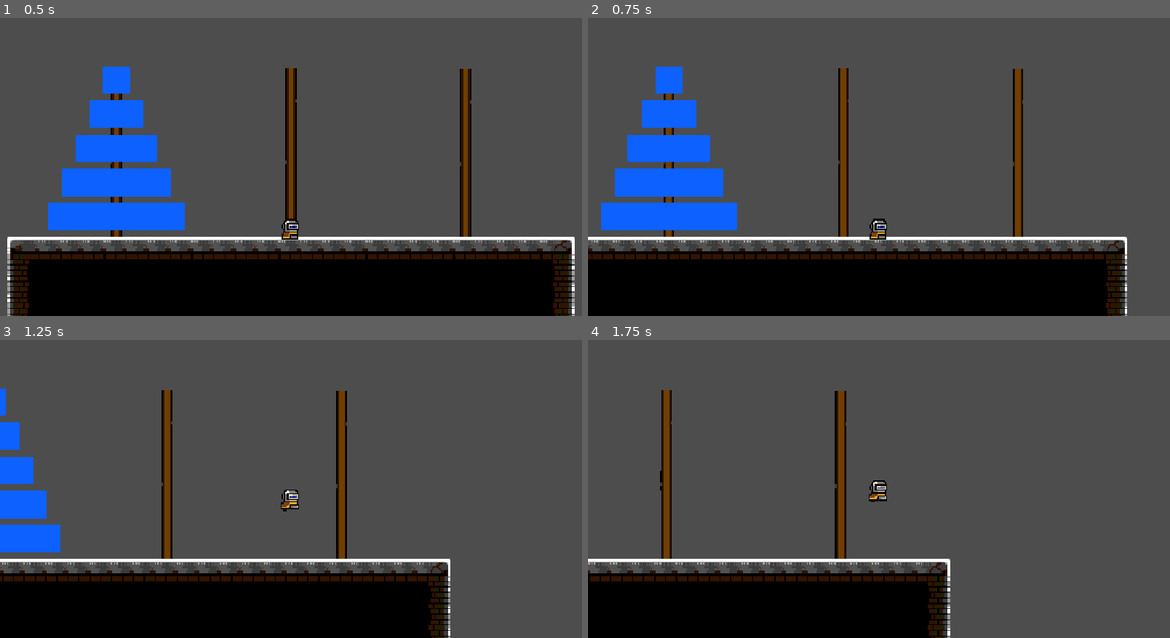
Above: before the commit, frames 1-4 (two rows, left to right).
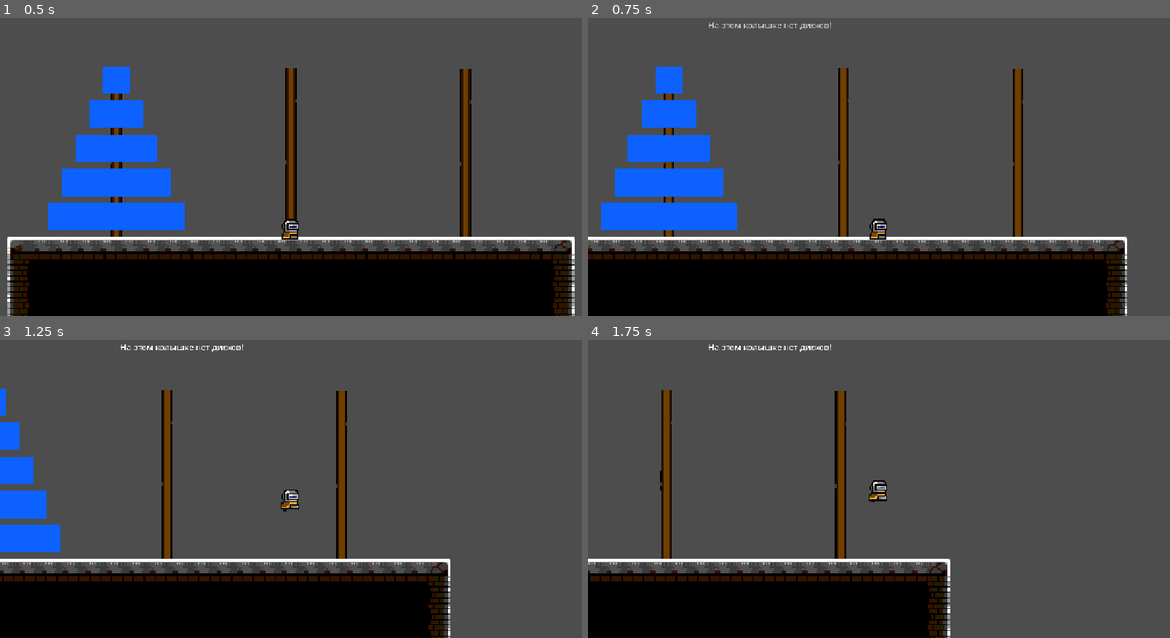
Above: after the commit, the same moments.

Repository: Natr1xon/puzzle_game
Game: Godot game, scene res://scenes/levels/level_03.tscn
The game is run twice, just before and just after one commit, with the same random seed, the same clock (stepped at 60 frames per second) and the same inputs. This scene is started directly instead of the project's main scene.
Inputs (mouse positions are in pixels of both pictures, inside the frame that each line leads up to):
- Up to frame 1 (0.5 s): no input
- Up to frame 2 (0.75 s): tap Enter at 0.5 s; move the mouse to (849, 217) at 0.52 s; hold D (move_right) from 0.53 s (still down); tap E (interact) at 0.6 s; click (849, 217) at 0.67 s
- Up to frame 3 (1.25 s): keep holding D (move_right); tap Space (jump) at 0.77 s
- Up to frame 4 (1.75 s): keep holding D (move_right); move the mouse to (1053, 524) at 1.27 s; tap E (interact) at 1.35 s; click (1053, 524) at 1.42 s; tap Space (jump) at 1.52 s

Frame 1 is identical in both runs. In frame 2, 0.2% of the frame differs, in the area x 20-42%, y 1-4%; in frame 3, 0.2%; in frame 4, 0.2%.

Commit message:
working level 3

Diff:
--- a/scenes/levels/level_03.tscn
+++ b/scenes/levels/level_03.tscn
@@ -428,9 +428,11 @@
 
 [node name="Peg2" parent="Pegs" unique_id=1146229524 instance=ExtResource("4_1jnh5")]
 position = Vector2(0, -88)
+index = 1
 
 [node name="Peg3" parent="Pegs" unique_id=1083744063 instance=ExtResource("4_1jnh5")]
 position = Vector2(128, -87)
+index = 2
 
 [node name="Disks" type="Node2D" parent="." unique_id=277742760]
 z_index = 4
--- a/scenes/objects/peg.tscn
+++ b/scenes/objects/peg.tscn
@@ -7,6 +7,9 @@
 atlas = ExtResource("2_866lr")
 region = Rect2(212, 0, 8, 48)
 
+[sub_resource type="RectangleShape2D" id="RectangleShape2D_ptumh"]
+size = Vector2(8, 144)
+
 [node name="Peg" type="Node2D" unique_id=870553154]
 script = ExtResource("1_ptumh")
 
@@ -14,3 +17,9 @@
 position = Vector2(2.861023e-06, 31.999998)
 scale = Vector2(1.0000002, 2.8333333)
 texture = SubResource("AtlasTexture_ps4tf")
+
+[node name="Area2D" type="Area2D" parent="." unique_id=827994956]
+
+[node name="CollisionShape2D" type="CollisionShape2D" parent="Area2D" unique_id=1707657332]
+position = Vector2(0, 32)
+shape = SubResource("RectangleShape2D_ptumh")
--- a/scripts/level_3/level_logic_3.gd
+++ b/scripts/level_3/level_logic_3.gd
@@ -2,48 +2,192 @@
 
 var pegs = [[], [], []]
 var selected_peg = -1
+var player_near_peg = -1
 
 var DiskScene = preload("res://scenes/objects/disk.tscn")
 
+# Для управления сообщениями
+var current_message = null
+var message_queue = []
+var is_showing_message = false
+
 func _ready():
+	var pegs_list = $"../Pegs".get_children()
+	for i in range(pegs_list.size()):
+		pegs_list[i].index = i
+		print("Назначен индекс ", i, " для ", pegs_list[i].name)
+
 	init_game()
-	print($"../Disks".get_child_count())
-	for p in $"../Pegs".get_children():
-		print(p.name, p.position)
+	print_pegs_info()
+
+func on_player_entered_peg_zone(peg_index: int):
+	player_near_peg = peg_index
+	print("Игрок рядом с колышком ", peg_index)
+	show_interaction_hint()
+
+func on_player_exited_peg_zone(peg_index: int):
+	if player_near_peg == peg_index:
+		player_near_peg = -1
+		print("Игрок отошел от колышка ", peg_index)
+		hide_interaction_hint()
+
+func show_interaction_hint():
+	var hint = get_node_or_null("../UI/Hint")
+	if not hint:
+		var label = Label.new()
+		label.name = "Hint"
+		label.text = "Нажмите E чтобы " + ("выбрать диск" if selected_peg == -1 else "положить диск")
+		label.position = Vector2(100, 100)
+		label.add_theme_color_override("font_color", Color.YELLOW)
+		label.add_theme_font_size_override("font_size", 20)
+		get_node("..").add_child(label)
+
+func hide_interaction_hint():
+	var hint = get_node_or_null("../UI/Hint")
+	if hint:
+		hint.queue_free()
+
+func interact_with_current_peg():
+	if player_near_peg == -1:
+		queue_message("Нет колышка рядом!")
+		return false
+
+	print("Взаимодействие с колышком ", player_near_peg)
+
+	if selected_peg == -1:
+		if not pegs[player_near_peg].is_empty():
+			selected_peg = player_near_peg
+			highlight_peg(selected_peg, true)
+			print("✅ ВЫБРАН колышек ", selected_peg)
+			queue_message("Выбран колышек " + str(selected_peg + 1) + ". Подойдите к другому и нажмите E")
+			show_interaction_hint()  # Обновляем подсказку
+			return true
+		else:
+			print("❌ На этом колышке нет дисков!")
+			queue_message("На этом колышке нет дисков!")
+			return false
+	else:
+		if selected_peg != player_near_peg:
+			move_disk(selected_peg, player_near_peg)
+		else:
+			print("❌ Нельзя переместить диск на тот же колышек!")
+			queue_message("Нельзя переместить диск на тот же колышек!")
+
+		highlight_peg(selected_peg, false)
+		selected_peg = -1
+		show_interaction_hint()  # Обновляем подсказку
+		return true
+
+func highlight_peg(peg_index: int, highlight: bool):
+	var peg = $"../Pegs".get_child(peg_index)
+	var sprite = peg.get_node_or_null("Sprite2D")
+	if sprite:
+		sprite.modulate = Color.YELLOW if highlight else Color.WHITE
+
+# Новая система очереди сообщений
+func queue_message(text: String):
+	message_queue.append(text)
+	if not is_showing_message:
+		show_next_message()
+
+func show_next_message():
+	if message_queue.is_empty():
+		is_showing_message = false
+		return
+
+	is_showing_message = true
+	var text = message_queue.pop_front()
+
+	# Создаем новое сообщение
+	var canvas = CanvasLayer.new()
+	canvas.name = "MessageLayer"
+
+	var panel = Panel.new()
+	panel.size = Vector2(400, 60)
+	panel.position = Vector2(get_viewport().size.x / 2 - 200, 50)
+	panel.add_theme_stylebox_override("panel", StyleBoxEmpty.new())
+
+	var label = Label.new()
+	label.text = text
+	label.size = Vector2(380, 50)
+	label.position = Vector2(10, 5)
+	label.add_theme_color_override("font_color", Color.WHITE)
+	label.add_theme_font_size_override("font_size", 18)
+	label.horizontal_alignment = HORIZONTAL_ALIGNMENT_CENTER
+	label.vertical_alignment = VERTICAL_ALIGNMENT_CENTER
+
+	panel.add_child(label)
+	canvas.add_child(panel)
+	add_child(canvas)
+
+	# Анимация появления
+	panel.modulate = Color(1, 1, 1, 0)
+	var tween = create_tween()
+	tween.tween_property(panel, "modulate", Color(1, 1, 1, 1), 0.2)
+
+	# Ждем 2 секунды
+	await get_tree().create_timer(2.0).timeout
+
+	# Анимация исчезновения
+	tween = create_tween()
+	tween.tween_property(panel, "modulate", Color(1, 1, 1, 0), 0.2)
+	await tween.finished
+
+	canvas.queue_free()
+
+	# Показываем следующее сообщение
+	await get_tree().create_timer(0.1).timeout
+	show_next_message()
 
 func init_game():
+	for child in $"../Disks".get_children():
+		child.queue_free()
+
+	pegs = [[], [], []]
+
 	for i in range(5, 0, -1):
 		var disk = create_disk(i)
 		$"../Disks".add_child(disk)
 		pegs[0].append(disk)
 
-	update_view() # сразу правильная раскладка
-
-func can_move(from_peg, to_peg):
+	update_view()
+	print("Игра инициализирована: 5 дисков на колышке 0")
+
+func move_disk(from_peg, to_peg):
+	print("🔄 Попытка переместить диск с ", from_peg, " на ", to_peg)
+
 	if pegs[from_peg].is_empty():
-		return false
+		print("❌ Нет дисков для перемещения!")
+		return
 
 	var disk = pegs[from_peg].back()
-
-	if pegs[to_peg].is_empty():
-		return true
-
-	return disk < pegs[to_peg].back()
-
-func move_disk(from_peg, to_peg):
-	if pegs[from_peg].is_empty():
-		return
-
-	var disk = pegs[from_peg].back()
+	print("Диск размером ", disk.disk_size)
 
 	if not pegs[to_peg].is_empty():
-		if disk.disk_size > pegs[to_peg].back().disk_size:
+		var top_disk = pegs[to_peg].back()
+		if disk.disk_size > top_disk.disk_size:
+			print("❌ Нельзя положить большой диск на маленький!")
+			queue_message("Нельзя положить большой диск на маленький!")
 			return
 
 	pegs[from_peg].pop_back()
 	pegs[to_peg].append(disk)
-
 	update_view()
+
+	print("✅ Диск перемещен!")
+	queue_message("Диск перемещен на колышек " + str(to_peg + 1))
+
+	if pegs[2].size() == 5 or pegs[1].size() == 5:
+		print("🏆 ПОБЕДА! 🏆")
+		queue_message("ПОБЕДА! 🎉")
+
+func print_pegs_info():
+	print("=== Текущее состояние ===")
+	for i in range(3):
+		var sizes = []
+		for disk in pegs[i]:
+			sizes.append(str(disk.disk_size))
+		print("Колышек ", i, ": ", sizes)
 
 func create_disk(size):
 	var disk = DiskScene.instantiate()
@@ -56,41 +200,12 @@
 
 		for i in range(pegs[peg_index].size()):
 			var disk = pegs[peg_index][i]
+			if not is_instance_valid(disk):
+				continue
 
 			var center_x = peg.global_position.x
 			var y = -25 - i * 25
-
-			print(y)
-			# 🔥 ВАЖНО: ширина диска
 			var width = disk.disk_size * 20
-
-			# центрируем диск
 			var x = center_x - width / 2
-
 			disk.position = Vector2(x, y)
-
-func get_peg_under_mouse(mouse_pos: Vector2) -> int:
-	for i in range($"../Pegs".get_child_count()):
-		var peg = $"../Pegs".get_child(i)
-
-		# ширина зоны клика
-		var zone_width = 80
-
-		if abs(mouse_pos.x - peg.global_position.x) < zone_width:
-			return i
-
-	return -1
-
-func _input(event):
-	if event is InputEventMouseButton and event.pressed:
-		var peg = get_peg_under_mouse(get_global_mouse_position())
-		print(peg)
-
-		if peg == -1:
-			return
-
-		if selected_peg == -1:
-			selected_peg = peg
-		else:
-			move_disk(selected_peg, peg)
-			selected_peg = -1
+			disk.visible = true
--- a/scripts/peg.gd
+++ b/scripts/peg.gd
@@ -1,4 +1,37 @@
 extends Node2D
 class_name Peg
 
-@export var index: int
+@export var index: int = -1
+
+func _ready():
+	print("Peg ", index, " (", name, ") создан в позиции: ", global_position)
+
+	# Добавляем Area2D для обнаружения игроком (без кликов мышкой)
+	var detection_area = Area2D.new()
+	detection_area.name = "DetectionArea"
+
+	var collision = CollisionShape2D.new()
+	var shape = RectangleShape2D.new()
+	shape.extents = Vector2(80, 80)  # Увеличенная зона обнаружения
+	collision.shape = shape
+
+	detection_area.add_child(collision)
+	add_child(detection_area)
+
+	# Подключаем сигналы для обнаружения игрока
+	detection_area.body_entered.connect(_on_body_entered)
+	detection_area.body_exited.connect(_on_body_exited)
+
+func _on_body_entered(body):
+	if body.name == "Player":
+		print("Игрок вошел в зону колышка ", index)
+		var level_logic = get_tree().root.find_child("LevelLogic", true, false)
+		if level_logic and level_logic.has_method("on_player_entered_peg_zone"):
+			level_logic.on_player_entered_peg_zone(index)
+
+func _on_body_exited(body):
+	if body.name == "Player":
+		print("Игрок покинул зону колышка ", index)
+		var level_logic = get_tree().root.find_child("LevelLogic", true, false)
+		if level_logic and level_logic.has_method("on_player_exited_peg_zone"):
+			level_logic.on_player_exited_peg_zone(index)
--- a/scripts/player.gd
+++ b/scripts/player.gd
@@ -12,25 +12,21 @@
 @onready var input_handler = get_node("../InputHandler")
 @onready var interaction_area = get_node_or_null("InteractionArea")
 
-
 func _ready():
 	floor_max_angle = deg_to_rad(75)
 	floor_stop_on_slope = false
 	floor_snap_length = 5.0
 
 func _physics_process(delta: float) -> void:
-	# Gravity
 	if not is_on_floor():
 		velocity += get_gravity() * delta
 
-	# Jump
 	if Input.is_action_just_pressed("jump") and is_on_floor() and not is_passing_through:
 		velocity.y = JUMP_VELOCITY
 
 	if Input.is_action_just_pressed("move_down") and is_on_floor() and not is_passing_through:
 		pass_through_one_way_platform()
 
-	# Movement
 	var direction := Input.get_axis("move_left", "move_right")
 
 	if direction > 0:
@@ -51,10 +47,20 @@
 	else:
 		velocity.x = move_toward(velocity.x, 0, SPEED)
 
+	# ВЗАИМОДЕЙСТВИЕ С БАШНЕЙ
 	if Input.is_action_just_pressed("interact"):
-		interact()
+		interact_with_tower()
 
 	move_and_slide()
+
+func interact_with_tower():
+	# Находим LevelLogic и вызываем взаимодействие с текущим колышком
+	var level_logic = get_tree().root.find_child("LevelLogic", true, false)
+	if level_logic and level_logic.has_method("interact_with_current_peg"):
+		level_logic.interact_with_current_peg()
+	else:
+		# Старая логика для других объектов
+		interact()
 
 func pass_through_one_way_platform():
 	var layer_bit = 1 << (ONE_WAY_LAYER - 1)
@@ -65,7 +71,6 @@
 	await get_tree().create_timer(0.2).timeout
 	collision_mask |= layer_bit
 	is_passing_through = false
-
 
 func interact():
 	if interaction_area == null:
@@ -84,7 +89,6 @@
 			obj.get_parent().interact()
 			return
 
-		# поднимаемся вверх по дереву
 		while obj != null and not obj.has_method("get_value"):
 			obj = obj.get_parent()
 
